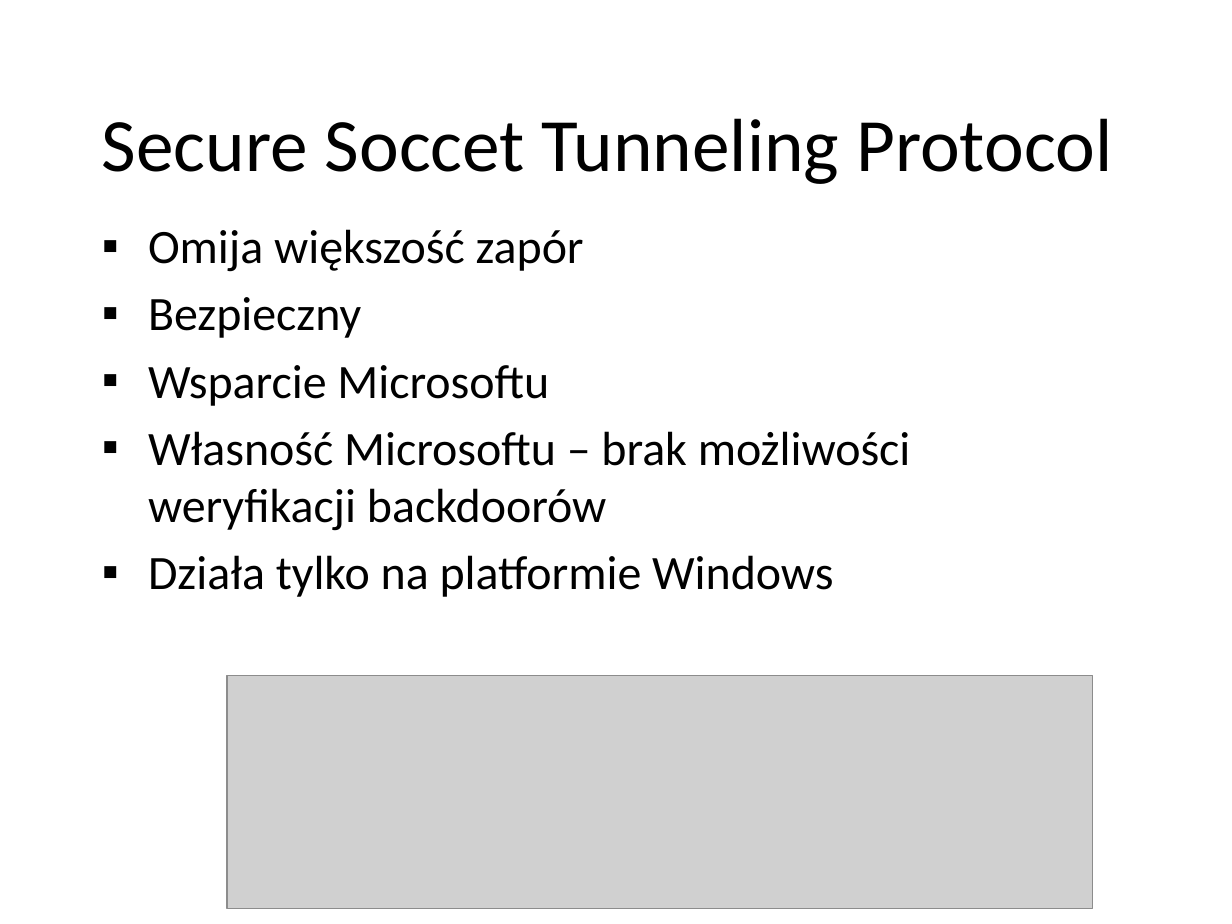
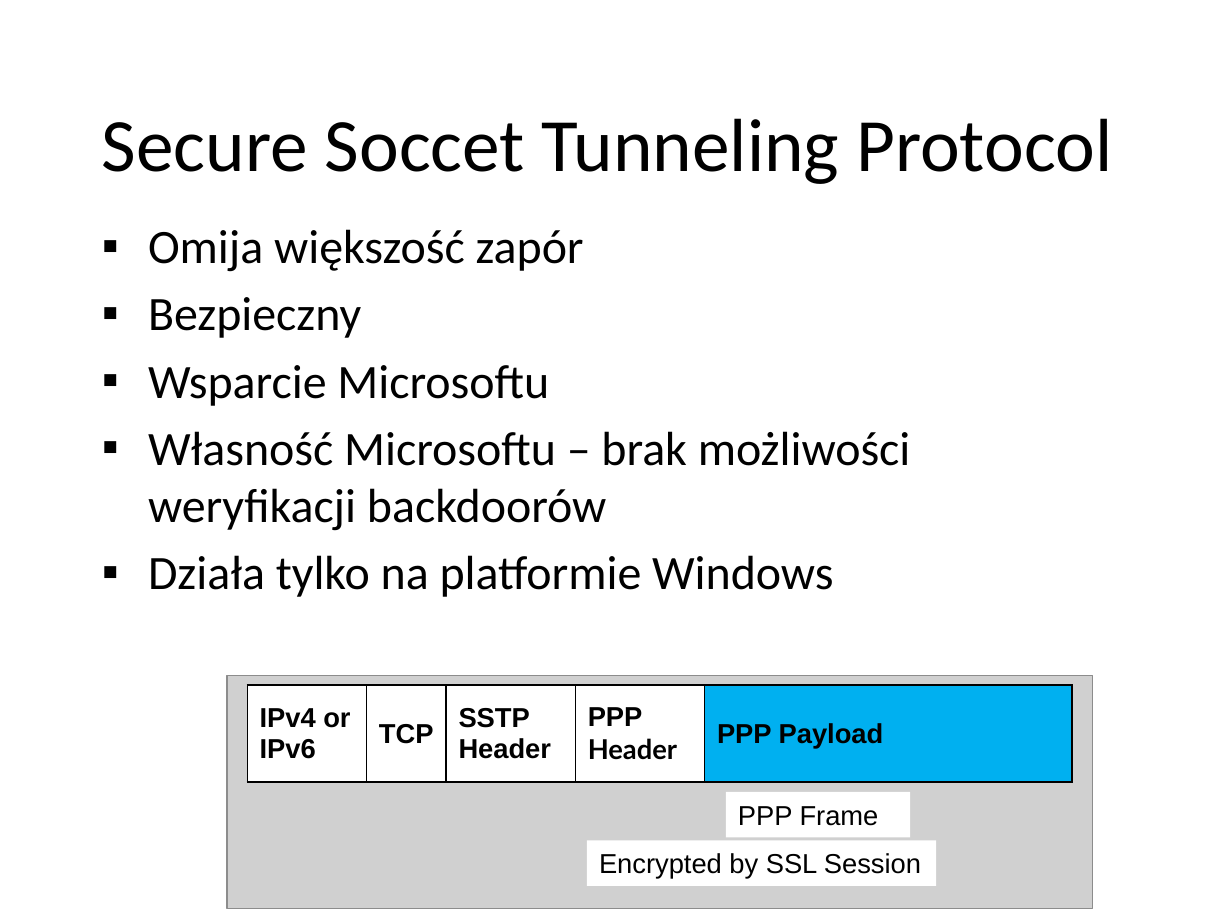
Before and after one commit to pwr227078/Reports, a slide deck: slide 11 of VPN/VPN.pptx (slide 10 before the commit). Drawn at 1232x924 pixels with LibreOffice and Linux fonts; fonts in the diff are those of the drawing; grey boxes stand for pictures; background and template pictures are left out. Boxes give left, top, right and bottom in pixels: in the first picture for what was removed or moved away, otherwise in the second. Text is boxed around its words. In the diff, an @@ line names an element or a change of style, - is before the commit and + after.

```diff
--- a/VPN/VPN.pptx
+++ b/VPN/VPN.pptx
@@ table added at [248, 685, 1073, 782], 1 rows, 5 columns @@
+IPv4 or IPv6 | TCP | SSTP Header | PPP Header | PPP Payload
@@ rectangle added at [726, 792, 910, 838], fill #FFFFFF, 16 pt, text #000000 @@
+PPP Frame
@@ rectangle added at [586, 840, 935, 886], fill #FFFFFF, 16 pt, text #000000 @@
+Encrypted by SSL Session
```
Also in this commit, not shown: 7 other slides changed, 2 slides added, 2 other files.
